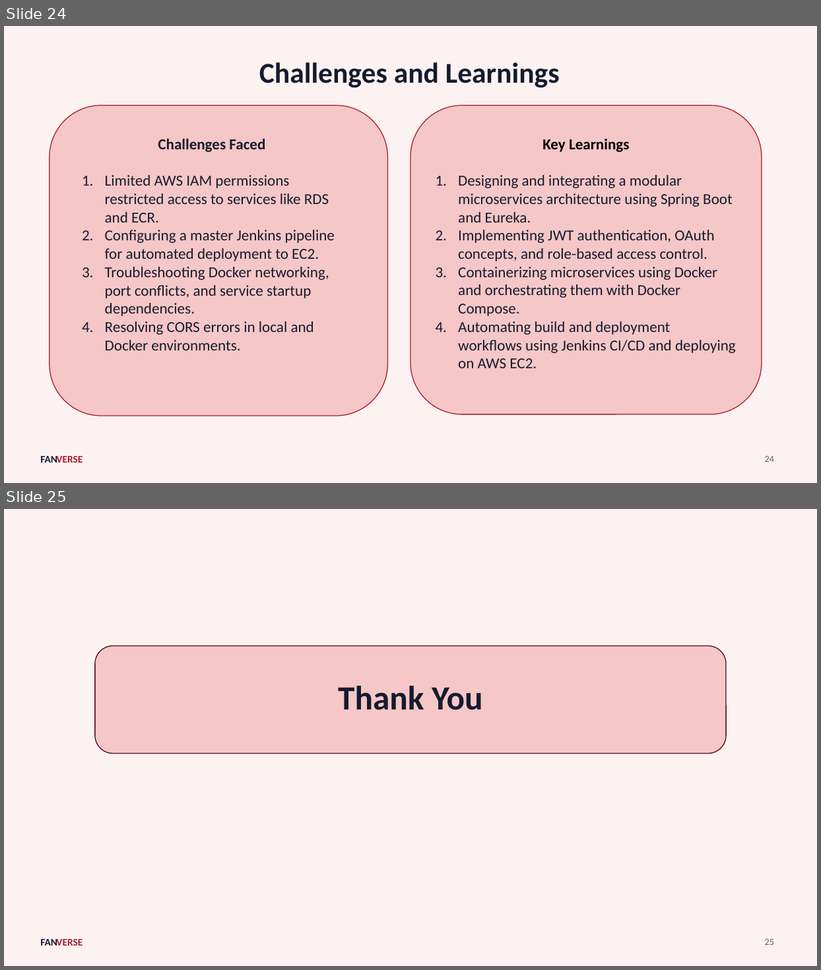
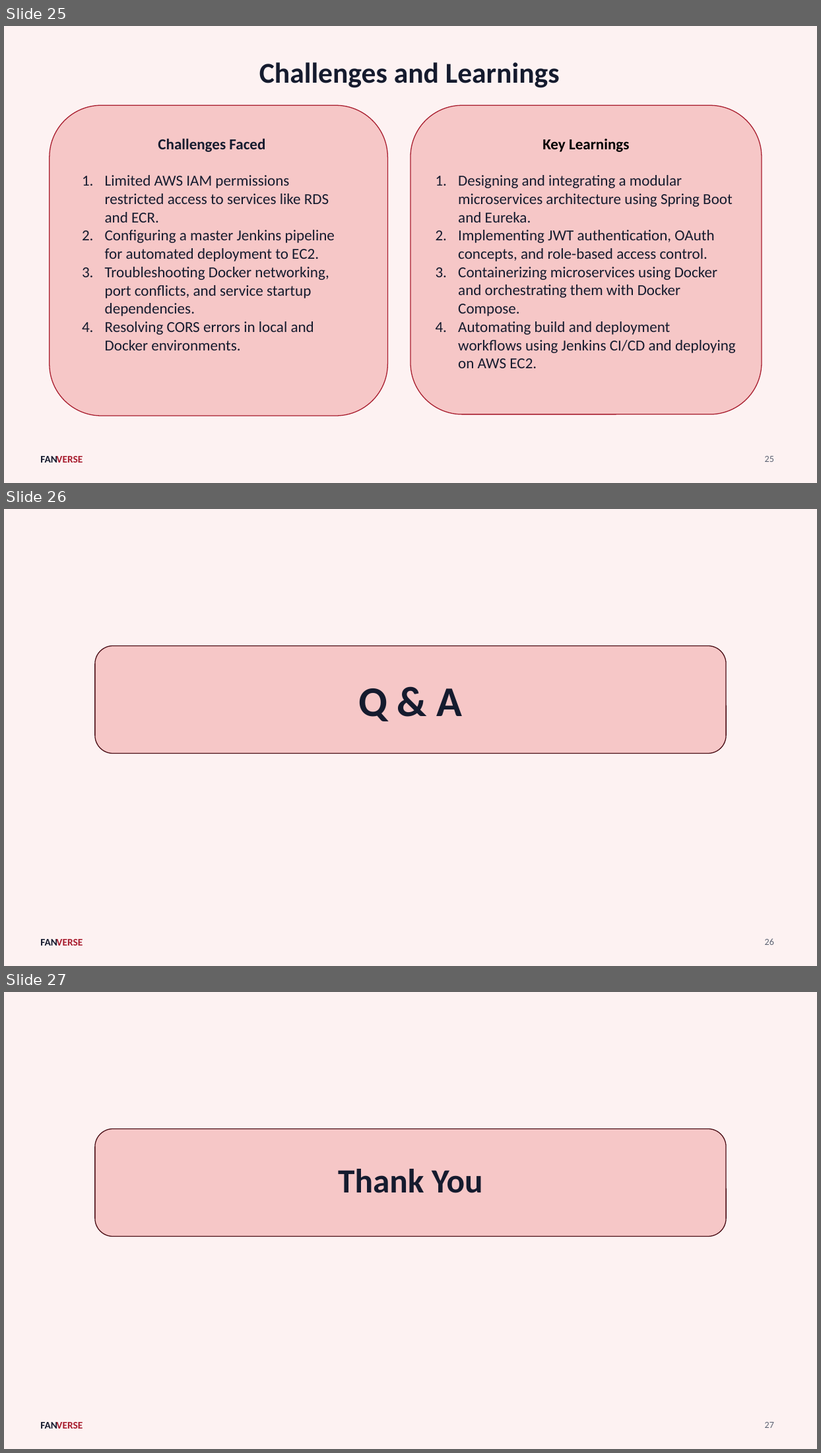
Before and after one commit to Vaishnavi-Shetti/dumpRepo, a slide deck: FANVERSE_Presentation (1).pptx. Shown one above the other, each under a label of ours: slides 24 and 25 before the commit, slides 25, 26 and 27 after it. The pictures are 821x970 and 821x1453 pixels, drawn with LibreOffice and Linux fonts; fonts in the diff are those of the drawing. Boxes give left, top, right and bottom in pixels: in the first picture for what was removed or moved away, otherwise in the second. Text is boxed around its words. In the diff, an @@ line names an element or a change of style, - is before the commit and + after.

Commit message:
final ppt

```diff
--- a/FANVERSE_Presentation (1).pptx
+++ b/FANVERSE_Presentation (1).pptx
@@ slide 26 added at bbox=[4, 509, 817, 966], background #FDF2F2; not listed: 2 template elements that a slide beside it also shows @@
@@ rounded rectangle added at bbox=[95, 646, 726, 755], fill #F6C7C7, outline #4A0D14 1 pt, 50 pt, text #151B2E, bold @@
+Q & A
@@ page number added at bbox=[765, 939, 774, 945], 11 pt, text #5B6272 @@
+26
@@ what was slide 24 is now slide 25 @@
@@ page number at bbox=[765, 456, 774, 462]: text changed @@
-24
+25
@@ what was slide 25 is now slide 27 @@
@@ page number at bbox=[765, 1422, 774, 1428]: text changed @@
-25
+27
```
Also in this commit, not shown: 2 slides changed, 1 other slide added.
